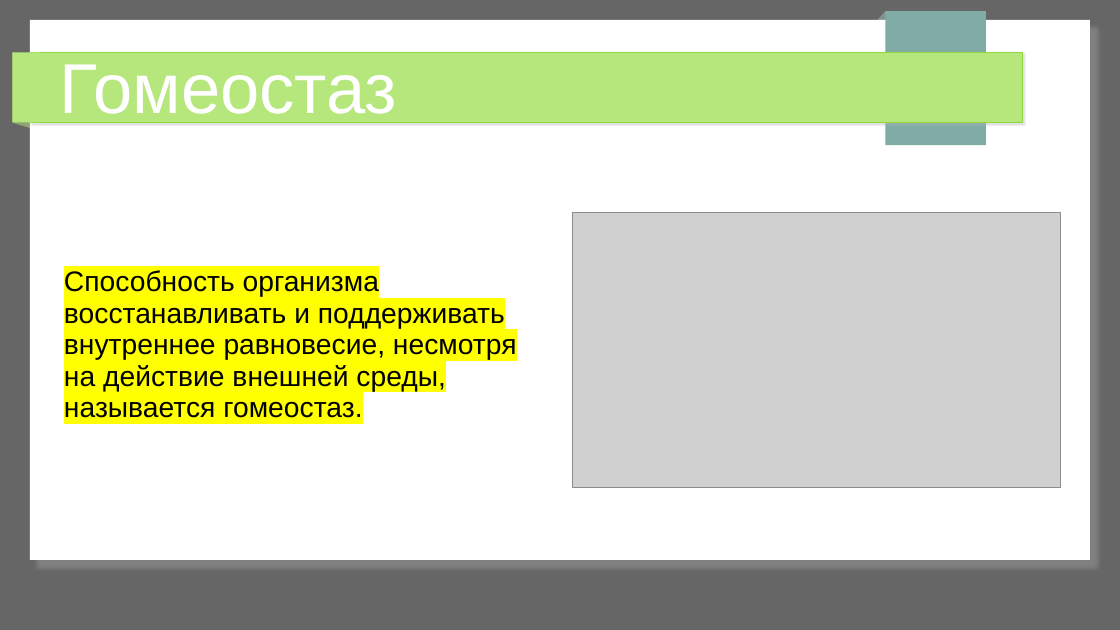
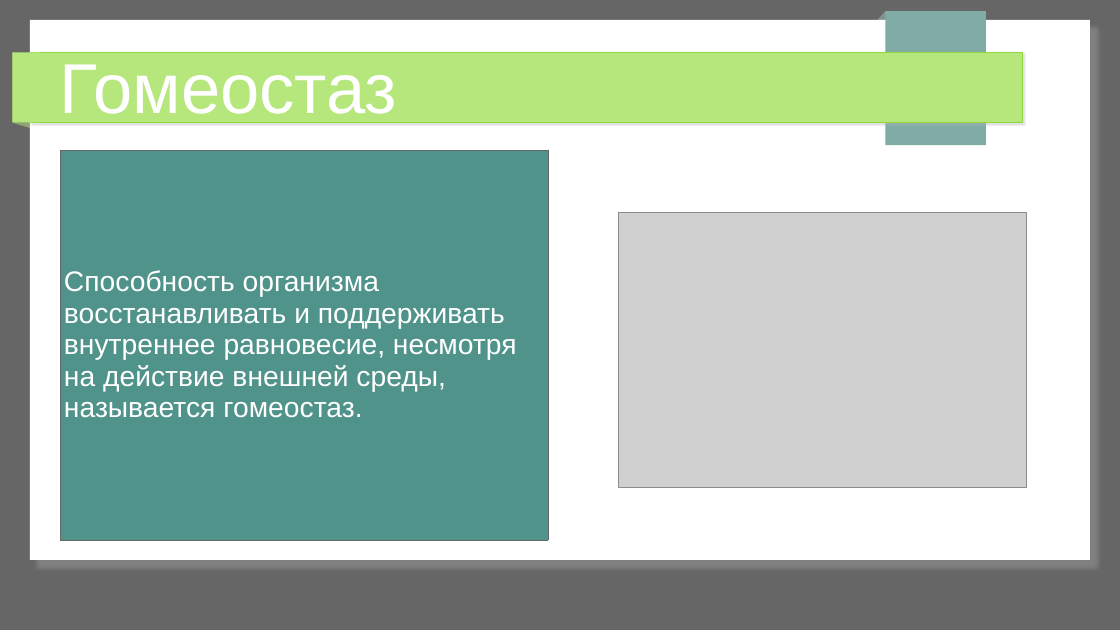
Before and after one commit to Chularev/articles, a slide deck: slide 1 of Psychology/гомеастаз.odp. Drawn at 1120x630 pixels with LibreOffice and Linux fonts; fonts in the diff are those of the drawing; grey boxes stand for pictures. Boxes give left, top, right and bottom in pixels: in the first picture for what was removed or moved away, otherwise in the second. Text is boxed around its words. In the diff, an @@ line names an element or a change of style, - is before the commit and + after.

```diff
--- a/Psychology/гомеастаз.odp
+++ b/Psychology/гомеастаз.odp
@@ table at bbox=[60, 150, 548, 541] @@
@@ fill #FFFFFF to #50938A in row 1, column 1 @@
@@ text colour #000000 to #FFFFFF, highlight #FFFF00 to none @@
@@ borders changed @@
@@ picture: place and size @@
-picture at bbox=[572, 212, 1060, 487]
+picture at bbox=[619, 212, 1026, 487]
```
Also in this commit, not shown: 1 slide added, 1 slide removed, 2 other files.
